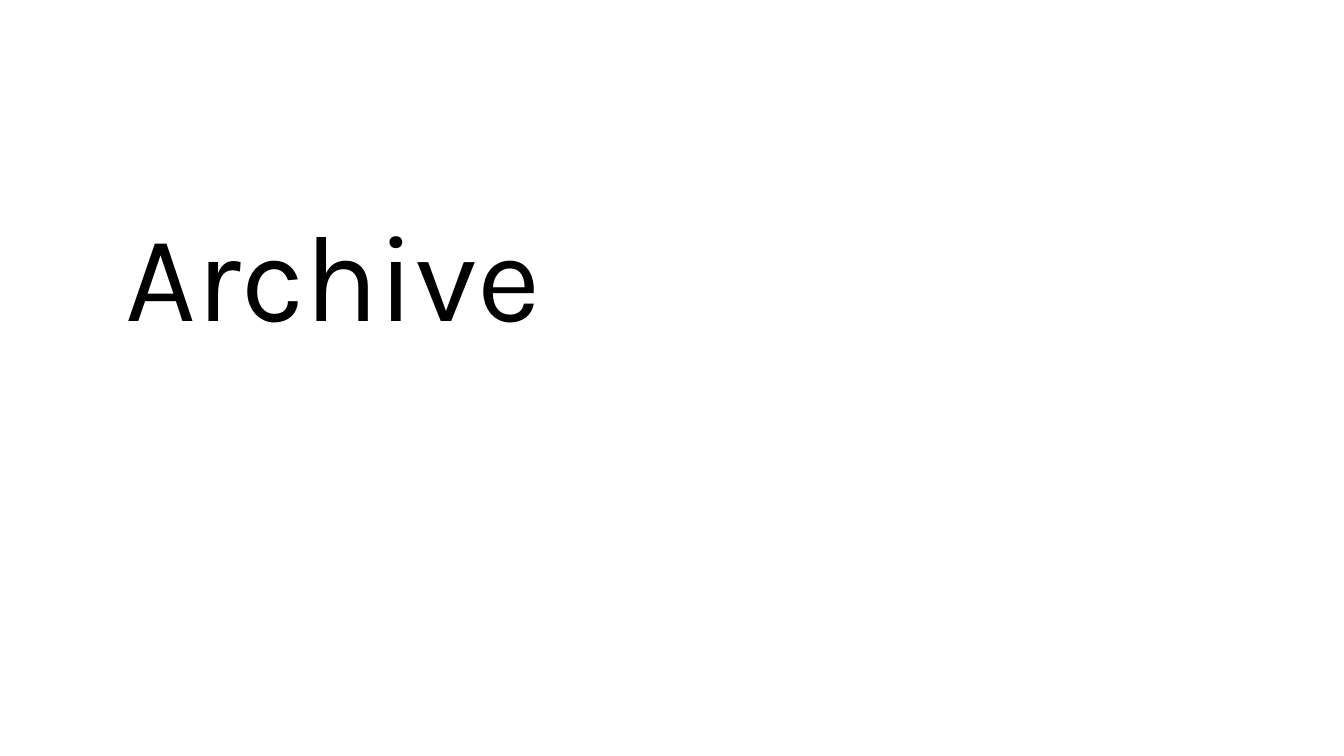
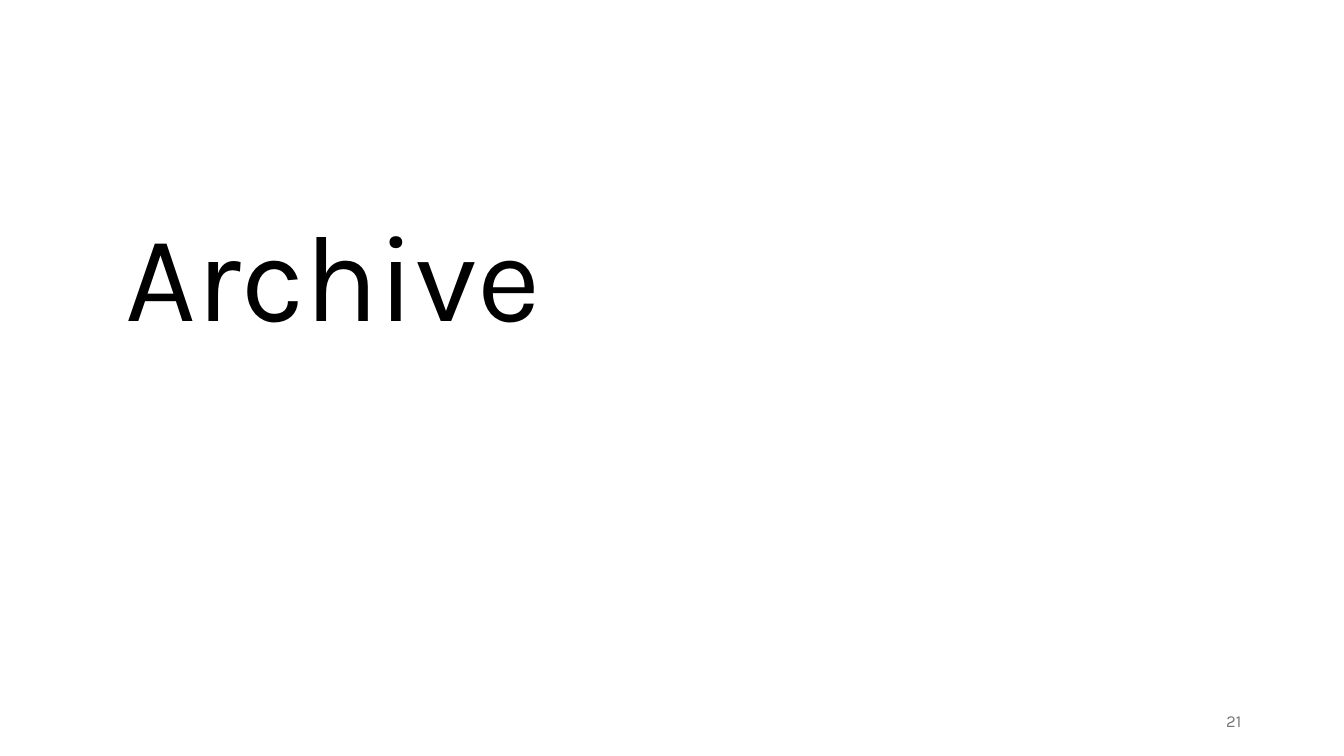
Before and after one commit to CJ770411/L4137_HBEC_EV_Transcriptomics-Project, a slide deck: slide 21 of viva/presentation/drafts/viva_presentation_DRAFT_1.pptx (slide 17 before the commit). Drawn at 1344x756 pixels with LibreOffice and Linux fonts; fonts in the diff are those of the drawing. Boxes give left, top, right and bottom in pixels: in the first picture for what was removed or moved away, otherwise in the second. Text is boxed around its words. In the diff, an @@ line names an element or a change of style, - is before the commit and + after.

```diff
--- a/viva/presentation/drafts/viva_presentation_DRAFT_1.pptx
+++ b/viva/presentation/drafts/viva_presentation_DRAFT_1.pptx
@@ page number added at [1226, 716, 1241, 727], 12 pt, text #797979 @@
+21
```
Also in this commit, not shown: 17 other slides changed, 11 slides added, 5 slides removed, 4 other files.
